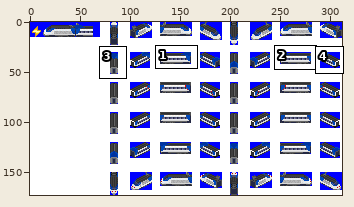
Two versions of one sprite sheet, src/locomotive/KTX/KTX2N.png. Above: a wide view before the commit, with the close-up outlined.
Close-up. Old version:
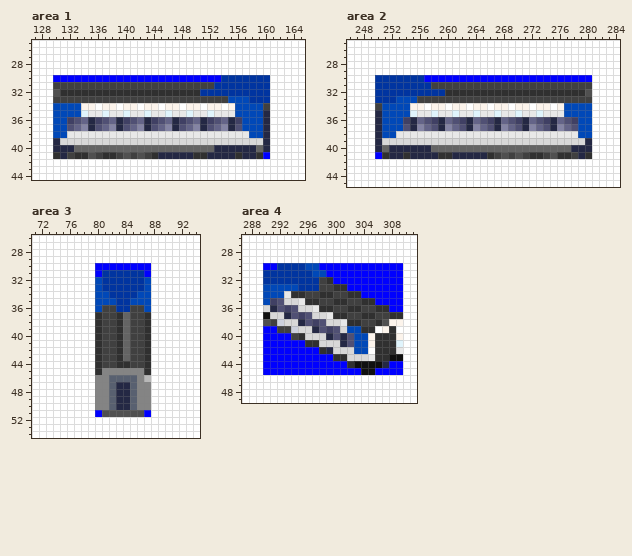
The file is 312x173 pixels. Colours within 5 levels of each other are drawn and written as one. Shown: area 1: x 127..165, y 25..44; area 2: x 246..284, y 25..45; area 3: x 71..94, y 26..54; area 4: x 287..311, y 26..49. The commit also changed other parts of the picture, which this record leaves out.
After:
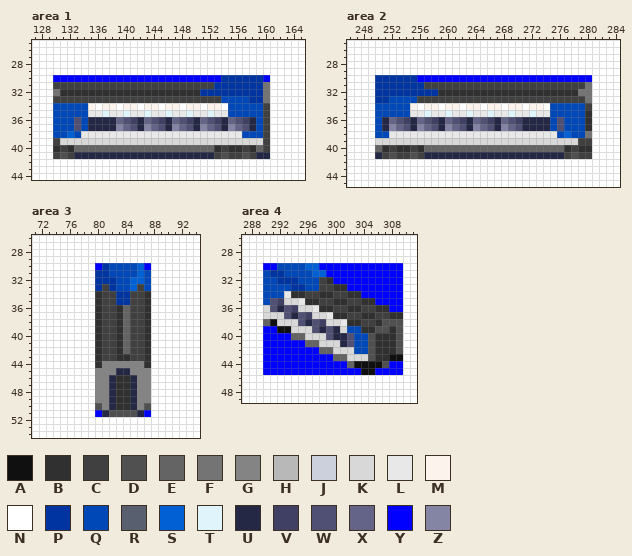
Palette (. is transparent): A #101010  B #303030  C #404040  D #505050  E #646464  F #747474  G #848484  H #b8b8b8  J #ccd0dc  K #d8d8d8  L #e8e8e8  M #fcf4ec  N #ffffff  P #0034a0  Q #0048b8  R #586070  S #0060d4  T #e0f4fc  U #242844  V #404064  W #505074  X #646488  Y #0000ff  Z #8484a4
From old to new:
--- area 1
@@ x 127..165 @@
 29 NNNNNNNNNNNNNNNNNNNNNNNNNNNNNNNNNNNNNNN
-30 NNNYYYYYYYYYYYYYYYYYYYYYYYYPPPPPPPNNNNN
-31 NNNCCCCCCCCCCCCCCCCCCCCCCCPPPPPPPPNNNNN
-32 NNNDBBBBBBBBBBBBBBBBBBBBPPPPPPPPPPNNNNN
-33 NNNCCCCCCCCCCCCCCCCCCCCCCCCCQQQPPPNNNNN
-34 NNNQQQQMMNMMNMMNMMNMMNMMNMMNMQQQQCNNNNN
-35 NNNQQQQTLLTLLTLLTLLTLLTLLTLLLQQQQUNNNNN
-36 NNNQQVWXUVWXUVWXUVWXUVWXUVWXUVQQQUNNNNN
-37 NNNQQWXZUWXZUWXZUWXZUWXZUWXZUWQQQUNNNNN
-38 NNNQQLLLLLLLLLLLLLLLLLLLLLLLLLLQQUNNNNN
-39 NNNUKKKKKKKKKKKKKKKKKKKKKKKKKKKKKUNNNNN
-40 NNNUUUEEEEEEEEEEEEEEEEEEEEUUUUUUEUNNNNN
-41 NNNBUCBBDCBBCDCDCBUUUUUBBUUUUBUUBYNNNNN
+30 NNNYYYYYYYYYYYYYYYYYYYYYYYYPPPPPPYNNNNN
+31 NNNCCCCCCCCCCCCCCCCCCCCCCCPPPPPPPFNNNNN
+32 NNNFBBBBBBBBBBBBBBBBBBBBPPPPPPPPPFNNNNN
+33 NNNCCCCCCCCCCCCCCCCCCCCCCCCQQQQPPFNNNNN
+34 NNNQQQQQMNMMNMMNMMNMMNMMNMMNQQQQQCNNNNN
+35 NNNQQQQQLLTLLTLLTLLTLLTLLTLLQQQQQCNNNNN
+36 NNNQQQWQUUUUXWVUXWVUXWVUXWVUXWVUQCNNNNN
+37 NNNQQQWQUUUUZXWUZXWUZXWUZXWUZXWUQCNNNNN
+38 NNNQQSQLLLLLLLLLLLLLLLLLLLLLLLQQQCNNNNN
+39 NNNCKKKKKKKKKKKKKKKKKKKKKKKKKKKKKCNNNNN
+40 NNNBCBEEEEEEEEEEEEEEEEEEEEBCBBCBECNNNNN
+41 NNNCDCUUUUUUUUUUUUUUUUUUUUCDCCDCUUNNNNN
 42 NNNNNNNNNNNNNNNNNNNNNNNNNNNNNNNNNNNNNNN
--- area 2
@@ x 246..284 @@
 29 NNNNNNNNNNNNNNNNNNNNNNNNNNNNNNNNNNNNNNN
-30 NNNNPPPPPPPYYYYYYYYYYYYYYYYYYYYYYYYNNNN
-31 NNNNPPPPPPPPCCCCCCCCCCCCCCCCCCCCCCCNNNN
-32 NNNNPPPPPPPPPPBBBBBBBBBBBBBBBBBBBBDNNNN
-33 NNNNPPPQQQCCCCCCCCCCCCCCCCCCCCCCCCCNNNN
-34 NNNNCQQQQMMNMMNMMNMMNMMNMMNMMNMQQQQNNNN
-35 NNNNUQQQQTLLTLLTLLTLLTLLTLLTLLLQQQQNNNN
-36 NNNNUQQQVUXWVUXWVUXWVUXWVUXWVUXWVQQNNNN
-37 NNNNUQQQWUZXWUZXWUZXWUZXWUZXWUZXWQQNNNN
-38 NNNNUQQLLLLLLLLLLLLLLLLLLLLLLLLLLQQNNNN
-39 NNNNUKKKKKKKKKKKKKKKKKKKKKKKKKKKKKUNNNN
-40 NNNNUEUUUUUUEEEEEEEEEEEEEEEEEEEEUUUNNNN
-41 NNNNYBUUBUUUUBBUUUUUBCDCDCBBCDBBCUBNNNN
+30 NNNNPPPPPPYYYYYYYYYYYYYYYYYYYYYYYYYNNNN
+31 NNNNPPPPPPPCCCCCCCCCCCCCCCCCCCCCCCFNNNN
+32 NNNNPPPPPPPPPBBBBBBBBBBBBBBBBBBBBFFNNNN
+33 NNNNPPQQQQCCCCCCCCCCCCCCCCCCCCCCCCFNNNN
+34 NNNNQQQQQMNMMNMMNMMNMMNMMNMMNQQQQQCNNNN
+35 NNNNQQQQQLLTLLTLLTLLTLLTLLTLLQQQQQBNNNN
+36 NNNNQUXWVUXWVUXWVUXWVUXWVUUUUQWQQQBNNNN
+37 NNNNQUZXWUZXWUZXWUZXWUZXWUUUUQWQQQBNNNN
+38 NNNNQQLLLLLLLLLLLLLLLLLLLLLLLLQSQQFNNNN
+39 NNNNKKKKKKKKKKKKKKKKKKKKKKKKKKKKKCCNNNN
+40 NNNNEBCBBCBEEEEEEEEEEEEEEEEEEEEBCBBNNNN
+41 NNNNUCDCCDCUUUUUUUUUUUUUUUUUUUUCDCCNNNN
 42 NNNNNNNNNNNNNNNNNNNNNNNNNNNNNNNNNNNNNNN
--- area 3
@@ x 78..89 @@
 29 NNNNNNNNNNNN
-30 NNYYYYYYYYNN
-31 NNYPPPPPPYNN
-32 NNQPPPPPPQNN
-33 NNQPPPPPPQNN
-34 NNQQPPPPQQNN
-35 NNQQQPPQQQNN
-36 NNQCCPPCCQNN
+30 NNYPQQQQSYNN
+31 NNPPQQQQSQNN
+32 NNPPPQQSSQNN
+33 NNPCPQQSCQNN
+34 NNBCCPPCCBNN
+35 NNBCCPPCCBNN
+36 NNBCCBECCBNN
 37 NNBCCBECCBNN
@@ x 78..89 @@
 42 NNBCCBECCBNN
-43 NNBCCBECCBNN
-44 NNBCCBBCCBNN
-45 NNBGGGGGGBNN
-46 NNGGRRRRGHNN
-47 NNGGRUURGGNN
-48 NNGGRUURGGNN
-49 NNGGRUURGGNN
-50 NNGGRUURGGNN
-51 NNYDDDDDDYNN
+43 NNBCCBBCCBNN
+44 NNBGGGGGGBNN
+45 NNGGGUUGGGNN
+46 NNGGUBBUGGNN
+47 NNGGUBBUGGNN
+48 NNGGUBBUGGNN
+49 NNGGUBBUGGNN
+50 NNDGUBBUGDNN
+51 NNYUDDDDUYNN
 52 NNNNNNNNNNNN
--- area 4
@@ x 287..311 @@
 29 NNNNNNNNNNNNNNNNNNNNNNNNN
-30 NNNYYPPPPQQYYYYYYYYYYYYNN
-31 NNNPPPPPPPQQYYYYYYYYYYYNN
-32 NNNPPPPPPPPCBYYYYYYYYYYNN
-33 NNNQQQQQPPPCCBBYYYYYYYYNN
+30 NNNYYQQQQSSYYYYYYYYYYYYNN
+31 NNNQPPQQQQSSYYYYYYYYYYYNN
+32 NNNQQPPPQQQCBYYYYYYYYYYNN
+33 NNNQQQQPPQQCCBBYYYYYYYYNN
 34 NNNQQQLBBCCBBCCBBYYYYYYNN
-35 NNNQVWKKLBBCCBBCCBBYYYYNN
-36 NNNKUWVWKKLBBCCBBCCBBYYNN
-37 NNNAKKUWVWKKLBBCCBBCCBBNN
-38 NNNDCJKKUWVWKKLBBCCBDMMNN
-39 NNNYYCCJKKUWVWKQQBBNMBNNN
-40 NNNYYYYCBKKKUWUWQQMBBBMNN
-41 NNNYYYYYYBBKKKUWQQMBBBTNN
-42 NNNYYYYYYYYBUKKKQQNBBBLNN
-43 NNNYYYYYYYYYYBBKKKLBBAANN
-44 NNNYYYYYYYYYYYYBAAAAUYYNN
+35 NNNQWVKKLBBCCBBCCBBYYYYNN
+36 NNNKWUWVKKLBBCCBBCCBBYYNN
+37 NNNKKKWUWVKKLBBCCBBCCBBNN
+38 NNNEAKKKWUWVKKLBBCCBDDDNN
+39 NNNYYAAKKKWUWUKQQBBDDBDNN
+40 NNNYYYYEEKKKWUUWQQDBBBDNN
+41 NNNYYYYYYEEKKKUWQQDBBBDNN
+42 NNNYYYYYYYYEEKKKQQDBBBDNN
+43 NNNYYYYYYYYYYEEKKKDBBAANN
+44 NNNYYYYYYYYYYYYEAAAADYYNN
 45 NNNYYYYYYYYYYYYYYAAYYYYNN
